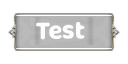
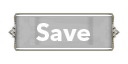
The second 128x64 image is a revision of the first. Changes to its layers:
renamed "Test" to "Save", painted on it over [36, 22, 90, 41]
added layer "background" above "Layer 1" over [36, 22, 90, 41]
painted on "Layer 1" over [36, 22, 90, 41]